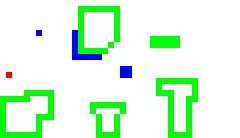
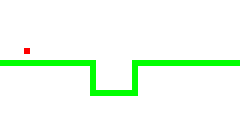
The second (240, 138) image is a revision of the first. Changes to its layers:
added layer "Level 2" above "Level 1" over left=0, top=6, right=240, bottom=138
renamed "Layer #1" to "Level 1", showed it, painted on it over left=0, top=6, right=240, bottom=138
